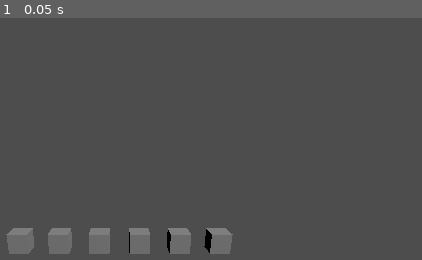
Above: before the commit, frame 1.
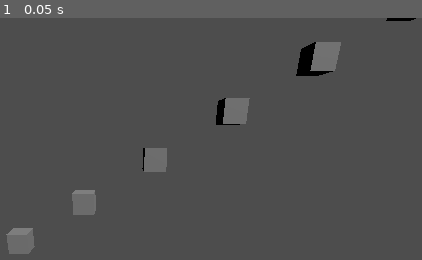
Above: after the commit, the same moment.

Repository: aquast1/godot-node-array
Game: Godot game, scene res://demo/demo.tscn
The game is run twice, just before and just after one commit, with the same random seed, the same clock (stepped at 60 frames per second) and the same inputs.
Inputs:
- Up to frame 1 (0.05 s): no input

The runs differ from the first frame. In frame 1, 6.0% of the frame differs, in the area x 11-99%, y 0-98%.

Commit message:
Add 2D node array, layout logic, icon, and tests
Add a pure ArrayLayout2D class (compute_transforms) for computing Transform2D sequences and a NodeArray2D @tool Node2D that instances a PackedScene multiple times using those transforms. Include a small SVG icon for the addon and a Gut unit test suite covering count, offsets, rotation and scale accumulation. Also update demo.tscn (scene metadata and NodeArray3D instances/offsets) to match the project scene format. The layout logic is separated from nodes to keep it testable and NodeArray2D marks generated children with a private group and sets editor ownership when appropriate.

Diff:
--- a/demo/demo.tscn
+++ b/demo/demo.tscn
@@ -1,21 +1,44 @@
-[gd_scene load_steps=3 format=3]
+[gd_scene format=3 uid="uid://bce3t8n6r2p65"]
 
 [ext_resource type="PackedScene" path="res://demo/demo_piece.tscn" id="PackedScene_1"]
-[ext_resource type="Script" path="res://addons/node_array/node_array_3d.gd" id="Script_2"]
+[ext_resource type="Script" uid="uid://bgtnsuwsusryr" path="res://addons/node_array/node_array_3d.gd" id="Script_2"]
 
-[node name="Demo" type="Node3D"]
+[sub_resource type="BoxMesh" id="BoxMesh_1"]
 
-[node name="NodeArray3D" type="Node3D" parent="."]
+[node name="Demo" type="Node3D" unique_id=2095863331]
+
+[node name="NodeArray3D" type="Node3D" parent="." unique_id=1462801962]
 script = ExtResource("Script_2")
 source_scene = ExtResource("PackedScene_1")
 count = 6
-offset = Vector3(2, 0, 0)
-rotation_offset = Vector3(0, 0, 0)
-scale_offset = Vector3(0, 0, 0)
+offset = Vector3(3.305, 1.995, 0)
 
-[node name="Camera3D" type="Camera3D" parent="."]
+[node name="DemoPiece" type="MeshInstance3D" parent="NodeArray3D" unique_id=824203020 instance=ExtResource("PackedScene_1")]
+mesh = SubResource("BoxMesh_1")
+
+[node name="@MeshInstance3D@29172" type="MeshInstance3D" parent="NodeArray3D" unique_id=1688649805 instance=ExtResource("PackedScene_1")]
+transform = Transform3D(1, 0, 0, 0, 1, 0, 0, 0, 1, 3.305, 1.995, 0)
+mesh = SubResource("BoxMesh_1")
+
+[node name="@MeshInstance3D@29173" type="MeshInstance3D" parent="NodeArray3D" unique_id=1939525168 instance=ExtResource("PackedScene_1")]
+transform = Transform3D(1, 0, 0, 0, 1, 0, 0, 0, 1, 6.61, 3.99, 0)
+mesh = SubResource("BoxMesh_1")
+
+[node name="@MeshInstance3D@29174" type="MeshInstance3D" parent="NodeArray3D" unique_id=679934726 instance=ExtResource("PackedScene_1")]
+transform = Transform3D(1, 0, 0, 0, 1, 0, 0, 0, 1, 9.915, 5.985, 0)
+mesh = SubResource("BoxMesh_1")
+
+[node name="@MeshInstance3D@29175" type="MeshInstance3D" parent="NodeArray3D" unique_id=1221948859 instance=ExtResource("PackedScene_1")]
+transform = Transform3D(1, 0, 0, 0, 1, 0, 0, 0, 1, 13.22, 7.98, 0)
+mesh = SubResource("BoxMesh_1")
+
+[node name="@MeshInstance3D@29176" type="MeshInstance3D" parent="NodeArray3D" unique_id=544997454 instance=ExtResource("PackedScene_1")]
+transform = Transform3D(1, 0, 0, 0, 1, 0, 0, 0, 1, 16.525, 9.975, 0)
+mesh = SubResource("BoxMesh_1")
+
+[node name="Camera3D" type="Camera3D" parent="." unique_id=241417544]
 transform = Transform3D(1, 0, 0, 0, 0.9397, 0.342, 0, -0.342, 0.9397, 5, 5, 14)
 
-[node name="DirectionalLight3D" type="DirectionalLight3D" parent="."]
+[node name="DirectionalLight3D" type="DirectionalLight3D" parent="." unique_id=1232310140]
 transform = Transform3D(0.707107, -0.5, 0.5, 0, 0.707107, 0.707107, -0.707107, -0.5, 0.5, 0, 8, 0)
 shadow_enabled = true
--- /dev/null
+++ b/test/unit/test_array_layout_2d.gd
@@ -0,0 +1,67 @@
+extends GutTest
+## Unit tests for ArrayLayout2D.compute_transforms.
+
+
+func test_returns_correct_count() -> void:
+	var result := ArrayLayout2D.compute_transforms(5, Vector2(1, 0), 0.0, Vector2.ZERO)
+	assert_eq(result.size(), 5)
+
+
+func test_zero_count_returns_empty() -> void:
+	var result := ArrayLayout2D.compute_transforms(0, Vector2(1, 0), 0.0, Vector2.ZERO)
+	assert_eq(result.size(), 0)
+
+
+func test_index_zero_is_at_origin() -> void:
+	var result := ArrayLayout2D.compute_transforms(3, Vector2(2, 0), 0.0, Vector2.ZERO)
+	assert_true(result[0].origin.is_equal_approx(Vector2.ZERO))
+
+
+func test_offset_applied_per_step() -> void:
+	var result := ArrayLayout2D.compute_transforms(3, Vector2(2, 0), 0.0, Vector2.ZERO)
+	assert_true(result[1].origin.is_equal_approx(Vector2(2, 0)))
+	assert_true(result[2].origin.is_equal_approx(Vector2(4, 0)))
+
+
+func test_offset_along_y_axis() -> void:
+	var result := ArrayLayout2D.compute_transforms(3, Vector2(0, 1), 0.0, Vector2.ZERO)
+	assert_true(result[2].origin.is_equal_approx(Vector2(0, 2)))
+
+
+func test_count_one_returns_single_origin_transform() -> void:
+	var result := ArrayLayout2D.compute_transforms(1, Vector2(5, 0), 0.0, Vector2.ZERO)
+	assert_eq(result.size(), 1)
+	assert_true(result[0].origin.is_equal_approx(Vector2.ZERO))
+
+
+func test_no_rotation_gives_zero_rotation() -> void:
+	var result := ArrayLayout2D.compute_transforms(3, Vector2(1, 0), 0.0, Vector2.ZERO)
+	for t: Transform2D in result:
+		assert_almost_eq(t.get_rotation(), 0.0, 0.0001)
+
+
+func test_rotation_offset_accumulates_per_step() -> void:
+	var result := ArrayLayout2D.compute_transforms(3, Vector2.ZERO, PI / 4.0, Vector2.ZERO)
+	assert_almost_eq(result[0].get_rotation(), 0.0, 0.0001)
+	assert_almost_eq(result[1].get_rotation(), PI / 4.0, 0.0001)
+	assert_almost_eq(result[2].get_rotation(), PI / 2.0, 0.0001)
+
+
+func test_scale_offset_accumulates_per_step() -> void:
+	var result := ArrayLayout2D.compute_transforms(3, Vector2.ZERO, 0.0, Vector2(0.5, 0.0))
+	assert_almost_eq(result[0].get_scale().x, 1.0, 0.0001)
+	assert_almost_eq(result[1].get_scale().x, 1.5, 0.0001)
+	assert_almost_eq(result[2].get_scale().x, 2.0, 0.0001)
+
+
+func test_uniform_scale_offset() -> void:
+	var result := ArrayLayout2D.compute_transforms(2, Vector2.ZERO, 0.0, Vector2(0.1, 0.1))
+	var scl := result[1].get_scale()
+	assert_almost_eq(scl.x, 1.1, 0.0001)
+	assert_almost_eq(scl.y, 1.1, 0.0001)
+
+
+func test_combined_offset_and_rotation() -> void:
+	var result := ArrayLayout2D.compute_transforms(2, Vector2(3, 0), PI / 2.0, Vector2.ZERO)
+	assert_true(result[1].origin.is_equal_approx(Vector2(3, 0)))
+	assert_almost_eq(result[1].get_rotation(), PI / 2.0, 0.0001)
Not shown, added: addons/node_array/array_layout_2d.gd
Not shown, added: addons/node_array/icons/node_array_2d.svg
Not shown, added: addons/node_array/node_array_2d.gd
